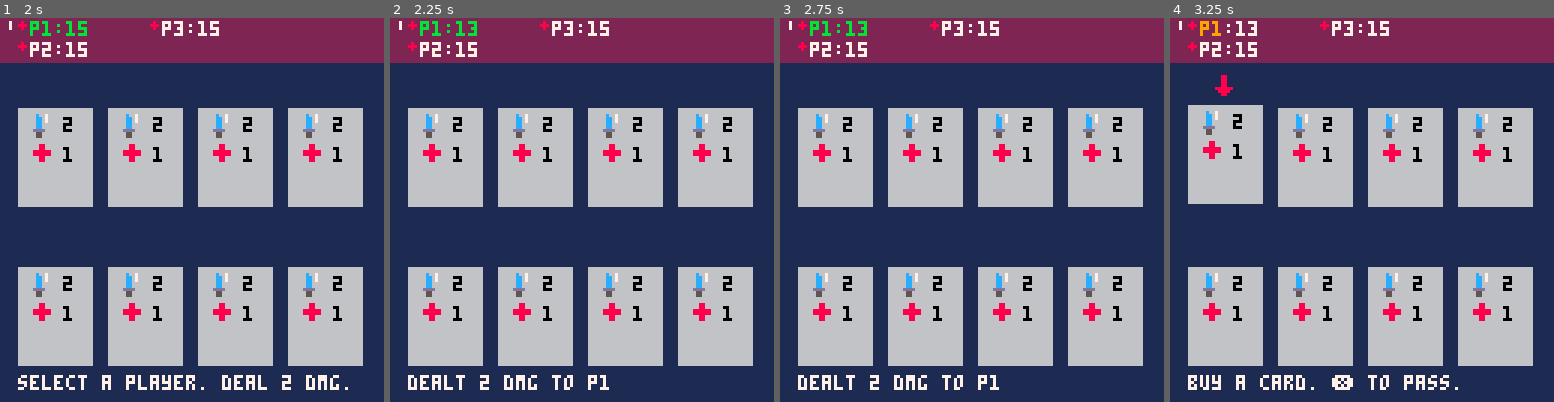
Above: before the commit, frames 1-4 (left to right).
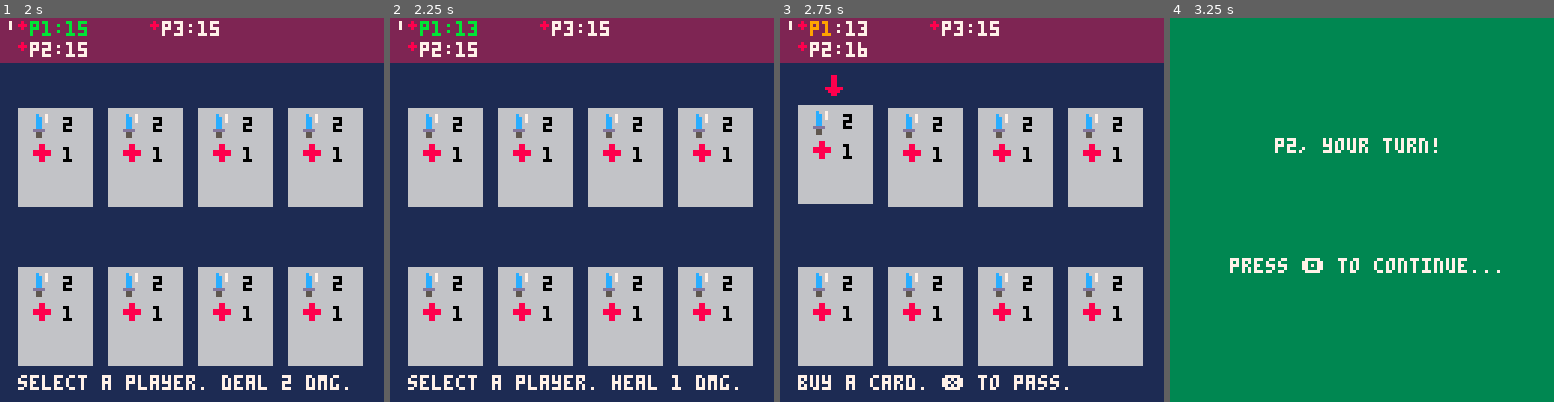
Above: after the commit, the same moments.

Repository: camden/minidom
Game: PICO-8 cartridge dom.p8
Same seed, same stepped clock (60 frames per second), same inputs: the game is played once before the commit and once after it.
Inputs:
- Up to frame 1 (2 s): tap X (X key) at 0.33, 1.07, 1.85 s; tap O (Z key) at 0.7, 1.7 s; hold Right from 1.6 s (still down)
- Up to frame 2 (2.25 s): release Right at 2.1 s; tap O (Z key) at 2.1 s
- Up to frame 3 (2.75 s): hold Right from 2.47 s (still down); tap O (Z key) at 2.5 s
- Up to frame 4 (3.25 s): tap O (Z key) at 2.9 s; tap X (X key) at 2.97 s; release Right at 3.03 s; hold Left from 3.08 s (still down)

Frame 1 is identical in both runs. In frame 2, 1.3% of the frame differs, in the area x 4-91%, y 92-97%; in frame 3, 1.8%; in frame 4, 100%, in the area x 0-100%, y 0-100%.

Commit message:
added multiple effects

Diff:
--- a/dom.p8
+++ b/dom.p8
@@ -126,6 +126,7 @@
 }
 
 cur_card_activation = nil
+cur_active_card_effect_num = nil
 cur_active_card = nil
 
 cur_selection_kind = selection.hand
@@ -148,8 +149,9 @@
 function _update()
   if wait_counter > 0 then
     wait_counter -= 1
-    if wait_counter == 0 then
+    if wait_counter == 0 and wait_callback then
       wait_callback()
+      wait_callback = nil
     end
     return
   end
@@ -246,9 +248,10 @@
 
   if cr_status == 'dead' then
     cur_card_activation = nil
+    cur_active_card_effect_num = nil
     cur_active_card = nil
 
-    wait(10, advance)
+    advance()
   end
 end
 
@@ -256,15 +259,24 @@
   if not cur_card_activation then
     cur_card_activation = cocreate(activate_card)
     cur_active_card = card
+    cur_active_card_effect_num = 1
   end
 
   continue_activating_card()
 end
 
 function activate_card(card)
-  for effect in all(card.effects) do
-    activate_effect(effect)
-  end
+  local fx = card.effects[cur_active_card_effect_num]
+
+  if not fx then
+    return
+  end
+
+  activate_effect(fx)
+
+  cur_active_card_effect_num += 1
+
+  activate_card(card)
 end
 
 function activate_effect(fx)
@@ -281,6 +293,13 @@
     yield()
     players[selected_index].health -= fx.value
     status_msg = 'dealt ' .. fx.value .. ' dmg to p' .. selected_index
+  elseif fx.kind == effect_types.heal then
+    selected_index = 1
+    cur_selection_kind = selection.players
+    status_msg = 'select a player. heal ' .. fx.value .. ' dmg.'
+    yield()
+    players[selected_index].health += fx.value
+    status_msg = 'restored ' .. fx.value .. ' health to p' .. selected_index
   end
 end
 
@@ -645,12 +664,7 @@
 
 -- get length of metatable
 function len(t)
-  local c = 0
-  for index, value in pairs(t) do
-    c += 1
-  end
-
-  return c
+  return count(t)
 end
 
 -- from 0 to x inclusive
